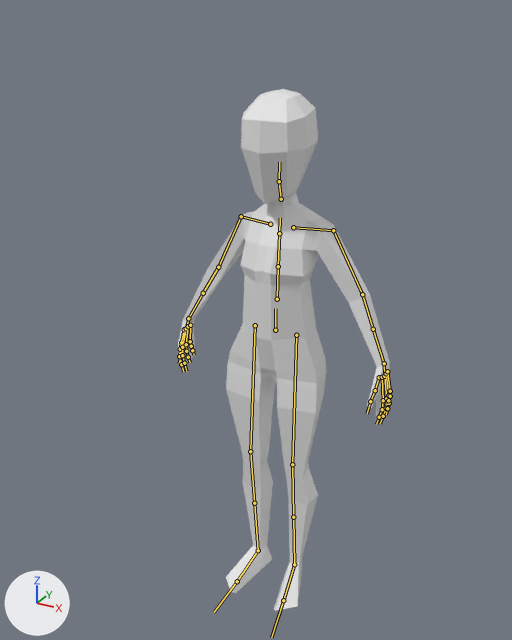
One commit to the glTF model LowPolyCharacter.glb: the scene before it, then after it.
Before and after are seen from a camera (50 mm lens) standing at (0.866, -1.731, 1.804) and looking at (-0.076, -0.02, 0.948). Arrows for +X, +Y and +Z are at lower left; the lights stay in place. The bones that bend it are drawn over the model as lines.

The first picture shows 'LowPolyCharacter'.
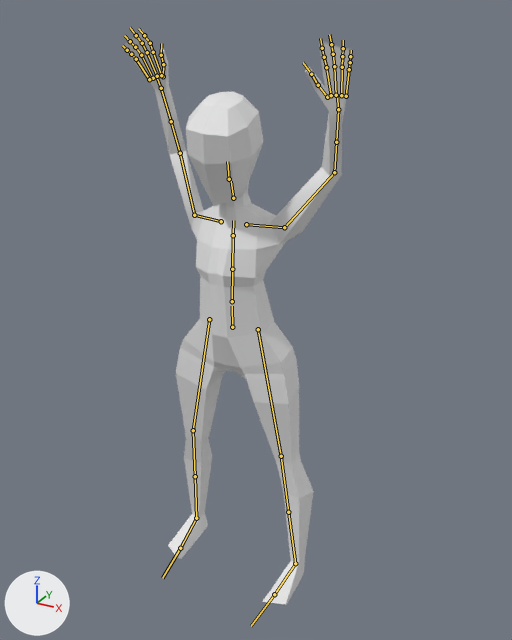
The newer file adds an action. The first version stands in its rest pose; the second is drawn at frame 11 of the action 'Victory'.

Boxes [x1, y1, x2, y2] around the edits, measured in the pictures (512 x 640 px):
'LowPolyCharacter', posed (9% wider, 10% taller)
    before: [178, 89, 390, 611]
    after: [122, 29, 353, 605]
bone 'root.x', root to tip
    before: (275, 330) to (275, 308)
    after: (232, 327) to (232, 306)
bone 'spine_01.x', root to tip
    before: (277, 299) to (278, 266)
    after: (232, 301) to (232, 270)
bone 'spine_03.x', root to tip
    before: (279, 233) to (280, 218)
    after: (233, 235) to (233, 220)
bone 'neck.x', root to tip
    before: (281, 199) to (279, 181)
    after: (233, 198) to (231, 181)
bone 'head.x', root to tip
    before: (279, 181) to (279, 162)
    after: (229, 179) to (227, 161)
bone 'shoulder.r', root to tip
    before: (270, 224) to (241, 216)
    after: (221, 221) to (194, 215)
bone 'arm_stretch.r', root to tip
    before: (241, 216) to (218, 267)
    after: (194, 215) to (180, 153)
bone 'arm_twist.r', root to tip
    before: (241, 216) to (218, 267)
    after: (194, 215) to (180, 153)
bone 'forearm_stretch.r', root to tip
    before: (218, 267) to (203, 293)
    after: (180, 153) to (171, 121)
bone 'forearm_twist.r', root to tip
    before: (203, 293) to (188, 318)
    after: (171, 121) to (161, 88)
bone 'hand.r', root to tip
    before: (188, 318) to (186, 328)
    after: (161, 88) to (156, 76)
bone 'shoulder.l', root to tip
    before: (293, 227) to (333, 230)
    after: (246, 224) to (284, 227)
bone 'arm_stretch.l', root to tip
    before: (333, 230) to (362, 294)
    after: (284, 227) to (334, 172)
bone 'arm_twist.l', root to tip
    before: (333, 230) to (362, 294)
    after: (284, 227) to (334, 172)
bone 'forearm_stretch.l', root to tip
    before: (362, 294) to (373, 329)
    after: (334, 172) to (336, 142)
bone 'hand.l', root to tip
    before: (384, 363) to (384, 375)
    after: (338, 109) to (337, 95)
bone 'thigh_stretch.l', root to tip
    before: (296, 335) to (292, 464)
    after: (258, 329) to (281, 456)
bone 'thigh_twist.l', root to tip
    before: (296, 335) to (292, 464)
    after: (258, 329) to (281, 456)
bone 'leg_stretch.l', root to tip
    before: (292, 464) to (293, 517)
    after: (281, 456) to (288, 512)
bone 'foot.l', root to tip
    before: (294, 564) to (283, 600)
    after: (295, 563) to (274, 594)
bone 'thigh_stretch.r', root to tip
    before: (255, 325) to (250, 451)
    after: (209, 319) to (193, 430)
bone 'leg_stretch.r', root to tip
    before: (250, 451) to (254, 503)
    after: (193, 430) to (195, 476)
bone 'foot.r', root to tip
    before: (258, 550) to (237, 581)
    after: (196, 518) to (180, 548)

The edits, one by one:
Bone 'root.x' (bone_root_x) moves from (0.0, 0.0, 0.0) to (-0.138, -0.015, 0.015).
Bone 'spine_01.x' (bone_spine_01_x) moves from (0.0, 0.0, 0.0) to (-0.004, -0.015, -0.001).
Bone 'spine_03.x' (bone_spine_03_x) moves from (0.0, 0.0, 0.0) to (0.0, 0.004, 0.0).
Bone 'neck.x' (bone_neck_x) moves from (0.0, 0.0, 0.0) to (0.0, 0.011, -0.003).
Bone 'head.x' (bone_head_x) moves from (0.0, 0.0, 0.0) to (-0.008, 0.004, 0.0).
Bone 'head.x' (bone_head_x) turns from (0, 0, 0) to (13, 0, -4) degrees about its own x, y and z.
Bone 'shoulder.r' (bone_shoulder_r) moves from (0.0, 0.0, 0.0) to (-0.003, 0.011, 0.011).
Bone 'arm_stretch.r' (bone_arm_stretch_r) turns from (0, 0, 0) to (129, -11, 43) degrees about its own x, y and z.
Bone 'arm_stretch.r' (bone_arm_stretch_r) is rescaled from (1.0, 1.0, 1.0) to (1.0, 0.98, 1.0).
Bone 'arm_twist.r' (bone_arm_twist_r) turns from (0, 0, 0) to (0, -95, 0) degrees about its own x, y and z.
Bone 'forearm_stretch.r' (bone_forearm_stretch_r) turns from (0, 0, 0) to (-3, 1, 24) degrees about its own x, y and z.
Bone 'forearm_stretch.r' (bone_forearm_stretch_r) is rescaled from (1.0, 1.0, 1.0) to (1.01, 1.01, 1.0).
Bone 'forearm_twist.r' (bone_forearm_twist_r) turns from (0, 0, 0) to (0, 64, 0) degrees about its own x, y and z.
Bone 'hand.r' (bone_hand_r) turns from (0, 0, 0) to (25, 61, 28) degrees about its own x, y and z.
Bone 'shoulder.l' (bone_shoulder_l) moves from (0.0, 0.0, 0.0) to (0.0, 0.0, 0.015).
Bone 'arm_stretch.l' (bone_arm_stretch_l) turns from (0, 0, 0) to (116, 7, -45) degrees about its own x, y and z.
Bone 'arm_stretch.l' (bone_arm_stretch_l) is rescaled from (1.0, 1.0, 1.0) to (1.0, 1.06, 1.0).
Bone 'arm_twist.l' (bone_arm_twist_l) turns from (0, 0, 0) to (0, 65, 0) degrees about its own x, y and z.
Bone 'forearm_stretch.l' (bone_forearm_stretch_l) turns from (0, 0, 0) to (-1, 0, -29) degrees about its own x, y and z.
Bone 'forearm_stretch.l' (bone_forearm_stretch_l) is rescaled from (1.0, 1.0, 1.0) to (0.97, 0.92, 1.0).
Bone 'hand.l' (bone_hand_l) turns from (0, 0, 0) to (40, -30, -32) degrees about its own x, y and z.
Bone 'hand.l' (bone_hand_l) is rescaled from (1.0, 1.0, 1.0) to (1.0, 1.05, 1.0).
Bone 'thigh_stretch.l' (bone_thigh_stretch_l) moves from (0.0, 0.0, 0.0) to (0.003, -0.011, 0.019).
Bone 'thigh_stretch.l' (bone_thigh_stretch_l) turns from (0, 0, 0) to (10, 8, 5) degrees about its own x, y and z.
Bone 'thigh_twist.l' (bone_thigh_twist_l) turns from (0, 0, 0) to (0, -8, 0) degrees about its own x, y and z.
Bone 'leg_stretch.l' (bone_leg_stretch_l) turns from (0, 0, 0) to (-3, 0, -8) degrees about its own x, y and z.
Bone 'leg_stretch.l' (bone_leg_stretch_l) is rescaled from (1.0, 1.0, 1.0) to (1.0, 0.99, 1.0).
Bone 'foot.l' (bone_foot_l) turns from (0, 0, 0) to (0, -6, -12) degrees about its own x, y and z.
Bone 'thigh_stretch.r' (bone_thigh_stretch_r) moves from (0.0, 0.0, 0.0) to (-0.002, -0.007, 0.011).
Bone 'thigh_stretch.r' (bone_thigh_stretch_r) turns from (0, 0, 0) to (10, -3, -2) degrees about its own x, y and z.
Bone 'thigh_stretch.r' (bone_thigh_stretch_r) is rescaled from (1.0, 1.0, 1.0) to (1.0, 0.99, 1.0).
Bone 'leg_stretch.r' (bone_leg_stretch_r) turns from (0, 0, 0) to (-3, 0, -1) degrees about its own x, y and z.
Bone 'leg_stretch.r' (bone_leg_stretch_r) is rescaled from (1.0, 1.0, 1.0) to (1.0, 1.03, 1.0).
Bone 'foot.r' (bone_foot_r) turns from (0, 0, 0) to (6, -5, 11) degrees about its own x, y and z.
Bone 'foot.r' (bone_foot_r) is rescaled from (1.0, 1.0, 1.0) to (1.0, 1.0, 0.99).
